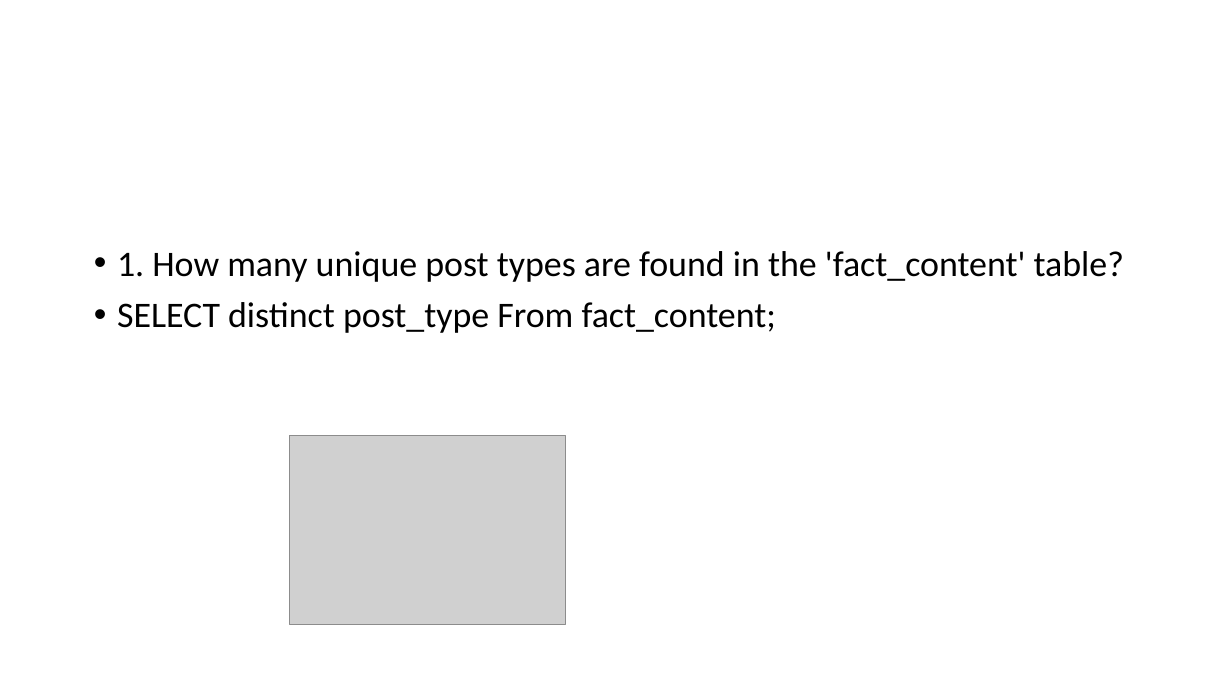
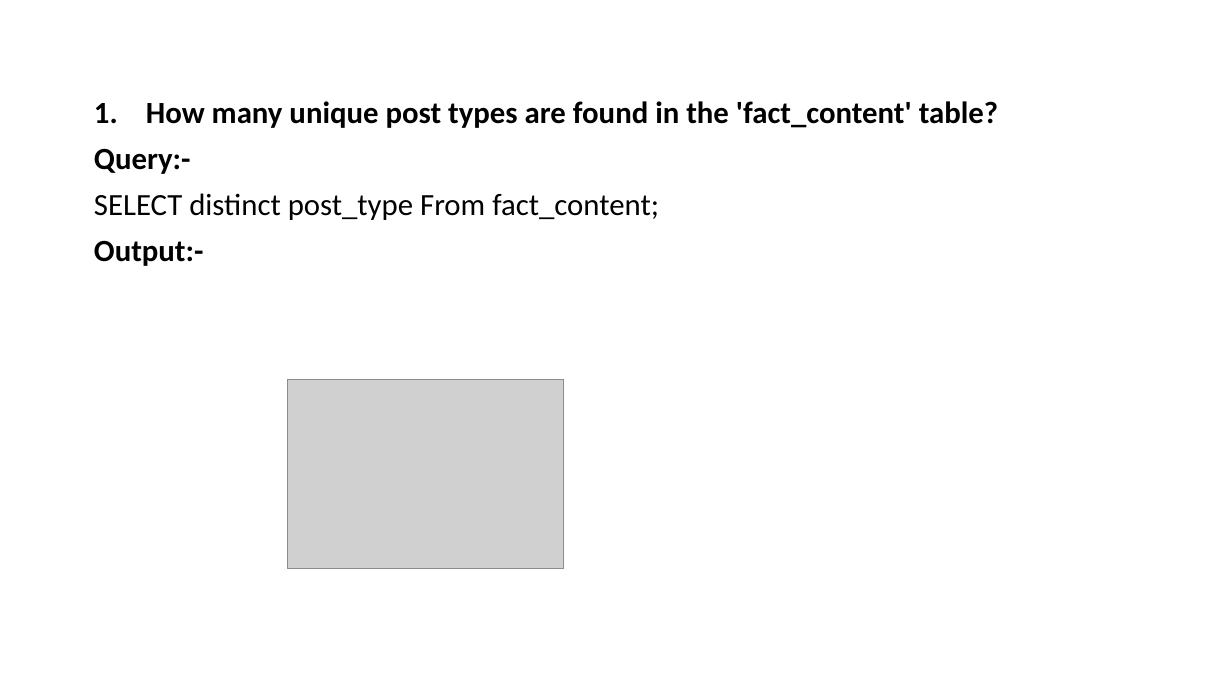
Before and after one commit to Viraj0212/Tech-Instagram-Influencer-Analysis, a slide deck: slide 2 of Tech Instagram Influencer Analysis.pptx. Drawn at 1232x693 pixels with LibreOffice and Linux fonts; fonts in the diff are those of the drawing; grey boxes stand for pictures. Boxes give left, top, right and bottom in pixels: in the first picture for what was removed or moved away, otherwise in the second. Text is boxed around its words. In the diff, an @@ line names an element or a change of style, - is before the commit and + after.

```diff
--- a/Tech Instagram Influencer Analysis.pptx
+++ b/Tech Instagram Influencer Analysis.pptx
@@ text "How many unique post types ...": place and size @@
-text "How many unique post types ..." at [117, 251, 1124, 333]
+text "How many unique post types ..." at [94, 101, 998, 266]
@@ text at [94, 101, 998, 174]: text changed; size 28 to 24 pt; bold on @@
-• 1. How many unique post types are found in the 'fact_content' table?
+1. How many unique post types are found in the 'fact_content' table?
+Query:-
@@ text at [94, 193, 659, 220]: size 28 to 24 pt in "SELECT distinct post_type From fact_content;"; bullet • to none @@
@@ text at [94, 240, 204, 266]: paragraph added @@
+Output:-
@@ picture: place and size @@
-picture at [289, 435, 566, 624]
+picture at [287, 380, 564, 568]
```
Also in this commit, not shown: 9 other slides changed, 2 slides added, 1 slide removed.
